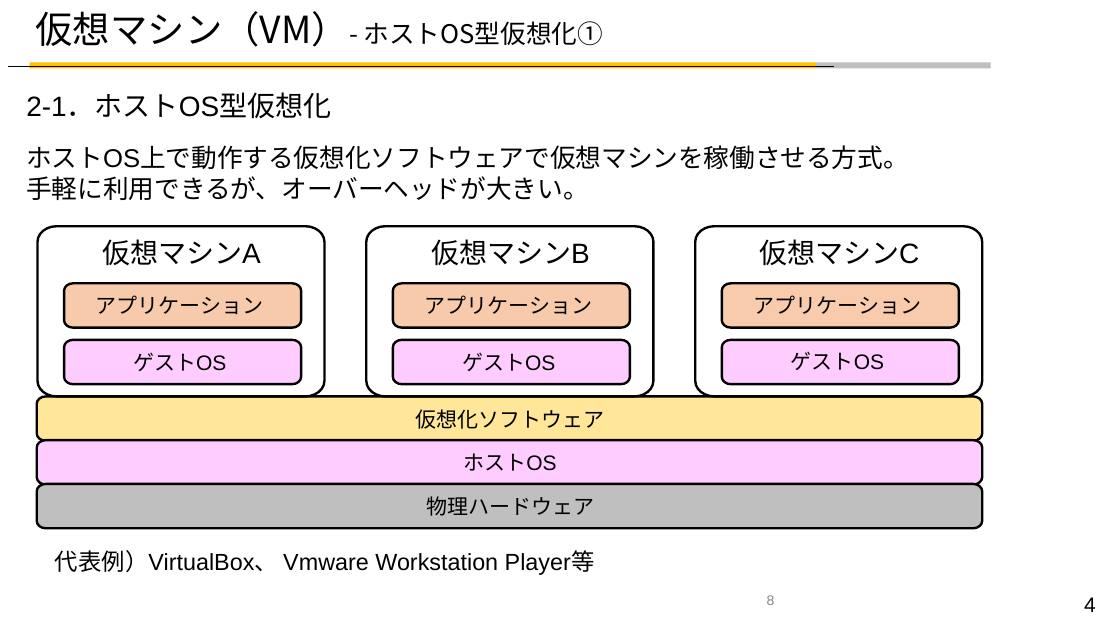
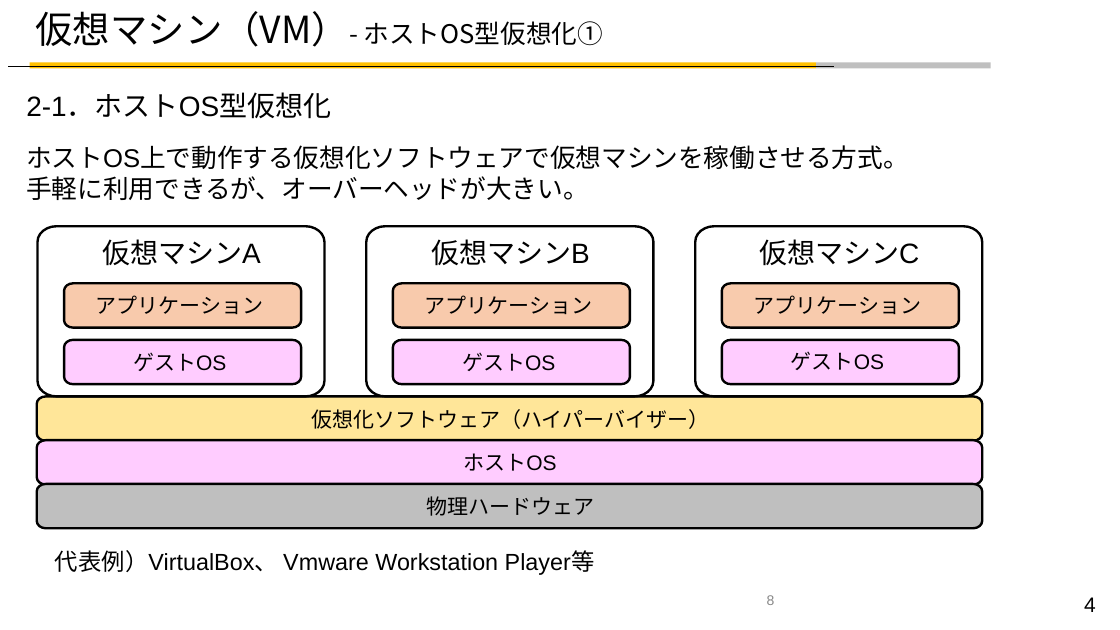
Before and after one commit to t-kotsubo/Study_Programing, a slide deck: slide 4 of Docker学習資料_小壷_20200501.pptx. Drawn at 1120x630 pixels with LibreOffice and Linux fonts; fonts in the diff are those of the drawing; background and template pictures are left out. Boxes give left, top, right and bottom in pixels: in the first picture for what was removed or moved away, otherwise in the second. Text is boxed around its words. In the diff, an @@ line names an element or a change of style, - is before the commit and + after.

```diff
--- a/Docker学習資料_小壷_20200501.pptx
+++ b/Docker学習資料_小壷_20200501.pptx
@@ text in freeform shape at bbox=[311, 409, 709, 429]: text changed @@
-仮想化ソフトウェア
+仮想化ソフトウェア（ハイパーバイザー）
```
Also in this commit, not shown: 4 other slides changed, 7 slides added, 2 slides removed.
